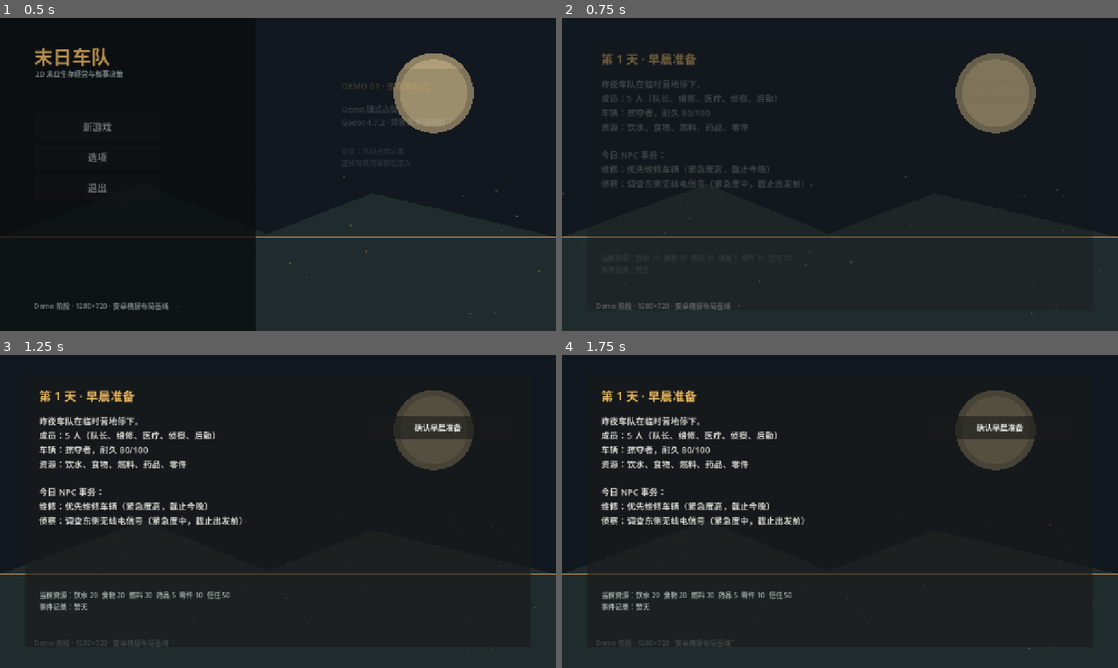
Above: before the commit, frames 1-4 (two rows, left to right).
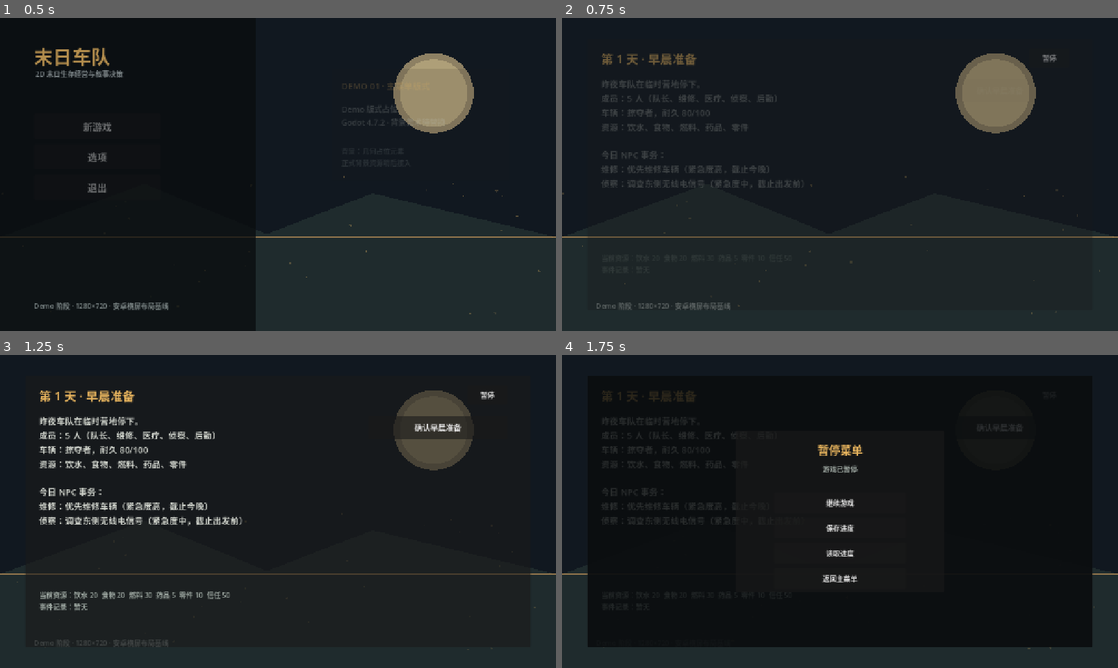
Above: after the commit, the same moments.

Repository: KaiKai306/doomsday-convoy-game
Game: Godot game, scene res://scenes/main.tscn
Two runs of this game, one before a commit and one after it. Both use one fixed random seed, a clock stepped at 60 frames per second and the inputs below.
Inputs (mouse positions are in pixels of both pictures, inside the frame that each line leads up to):
- Up to frame 1 (0.5 s): no input
- Up to frame 2 (0.75 s): click "新游戏" at 0.5 s
- Up to frame 3 (1.25 s): no input
- Up to frame 4 (1.75 s): click (1051, 395) at 1.25 s, where only the run after the commit has a clickable "暂停"

Frame 1 is identical in both runs. In frame 2, less than 0.1% of the frame differs, in the area x 86-89%, y 11-15%; in frame 3, less than 0.1%; in frame 4, 8.3%, in the area x 4-96%, y 11-94%.

Commit message:
feat: connect pause menu save and load

Diff:
--- a/scenes/day_demo.tscn
+++ b/scenes/day_demo.tscn
@@ -37,3 +37,69 @@
 offset_right = 1110.0
 offset_bottom = 542.0
 theme_override_constants/separation = 12
+
+[node name="PauseButton" type="Button" parent="."]
+offset_left = 1018.0
+offset_top = 22.0
+offset_right = 1110.0
+offset_bottom = 66.0
+theme_override_font_sizes/font_size = 16
+text = "暂停"
+
+[node name="PauseOverlay" type="ColorRect" parent="."]
+visible = false
+offset_right = 1164.0
+offset_bottom = 624.0
+color = Color(0.035, 0.047, 0.055, 0.84)
+
+[node name="PauseCard" type="Panel" parent="PauseOverlay"]
+offset_left = 342.0
+offset_top = 126.0
+offset_right = 822.0
+offset_bottom = 498.0
+
+[node name="Title" type="Label" parent="PauseOverlay/PauseCard"]
+offset_left = 32.0
+offset_top = 24.0
+offset_right = 448.0
+offset_bottom = 62.0
+theme_override_colors/font_color = Color(0.902, 0.702, 0.365, 1)
+theme_override_font_sizes/font_size = 26
+text = "暂停菜单"
+horizontal_alignment = 1
+
+[node name="Status" type="Label" parent="PauseOverlay/PauseCard"]
+offset_left = 32.0
+offset_top = 76.0
+offset_right = 448.0
+offset_bottom = 116.0
+theme_override_colors/font_color = Color(0.612, 0.651, 0.627, 1)
+text = "游戏已暂停"
+horizontal_alignment = 1
+
+[node name="Actions" type="VBoxContainer" parent="PauseOverlay/PauseCard"]
+offset_left = 88.0
+offset_top = 142.0
+offset_right = 392.0
+offset_bottom = 342.0
+theme_override_constants/separation = 10
+
+[node name="Continue" type="Button" parent="PauseOverlay/PauseCard/Actions"]
+custom_minimum_size = Vector2(304, 48)
+layout_mode = 2
+text = "继续游戏"
+
+[node name="Save" type="Button" parent="PauseOverlay/PauseCard/Actions"]
+custom_minimum_size = Vector2(304, 48)
+layout_mode = 2
+text = "保存进度"
+
+[node name="Load" type="Button" parent="PauseOverlay/PauseCard/Actions"]
+custom_minimum_size = Vector2(304, 48)
+layout_mode = 2
+text = "读取进度"
+
+[node name="Menu" type="Button" parent="PauseOverlay/PauseCard/Actions"]
+custom_minimum_size = Vector2(304, 48)
+layout_mode = 2
+text = "返回主菜单"
--- a/src/ui/day_demo.gd
+++ b/src/ui/day_demo.gd
@@ -3,19 +3,71 @@
 
 signal return_to_menu
 
+const SAVE_SYSTEM_SCRIPT = preload("res://src/core/save_system.gd")
+
 @onready var phase_title: Label = $PhaseTitle
 @onready var phase_body: Label = $PhaseBody
 @onready var phase_hint: Label = $PhaseHint
 @onready var phase_actions: VBoxContainer = $PhaseActions
+@onready var pause_button: Button = $PauseButton
+@onready var pause_overlay: ColorRect = $PauseOverlay
+@onready var pause_status: Label = $PauseOverlay/PauseCard/Status
 
 var game_state: GameState
 var day_loop: DayLoop
+var save_system = SAVE_SYSTEM_SCRIPT.new()
+
+func _ready() -> void:
+	pause_button.pressed.connect(_toggle_pause)
+	$PauseOverlay/PauseCard/Actions/Continue.pressed.connect(_continue_game)
+	$PauseOverlay/PauseCard/Actions/Save.pressed.connect(_save_progress)
+	$PauseOverlay/PauseCard/Actions/Load.pressed.connect(_load_progress)
+	$PauseOverlay/PauseCard/Actions/Menu.pressed.connect(_leave_to_menu)
 
 func setup(state: GameState) -> void:
 	game_state = state
 	day_loop = DayLoop.new(game_state, DemoContent.new())
 	day_loop.start_new_game()
 	_show_phase(GameState.Phase.MORNING)
+
+func _toggle_pause() -> void:
+	_set_pause_visible(not pause_overlay.visible)
+
+func _set_pause_visible(visible: bool) -> void:
+	pause_overlay.visible = visible
+	pause_button.disabled = visible
+	if visible:
+		pause_status.text = "游戏已暂停"
+		pause_overlay.modulate.a = 0.0
+		var tween := create_tween()
+		tween.tween_property(pause_overlay, "modulate:a", 1.0, 0.18)
+
+func _continue_game() -> void:
+	_set_pause_visible(false)
+
+func _save_progress() -> void:
+	if day_loop == null:
+		pause_status.text = "当前没有可保存的游戏"
+		return
+	if save_system.save_to_file(game_state, day_loop):
+		pause_status.text = "已保存：第 %d 天 · %s" % [game_state.day, _phase_name(game_state.phase)]
+	else:
+		pause_status.text = "保存失败，请检查存档目录"
+
+func _load_progress() -> void:
+	if day_loop == null:
+		pause_status.text = "当前没有可读取的游戏"
+		return
+	var snapshot: Dictionary = save_system.load_from_file()
+	if snapshot.is_empty() or not save_system.restore(snapshot, game_state, day_loop):
+		pause_status.text = "没有找到可用存档"
+		return
+	_set_pause_visible(false)
+	_show_phase(game_state.phase)
+
+func _leave_to_menu() -> void:
+	_set_pause_visible(false)
+	return_to_menu.emit()
 
 func _show_phase(next_phase: GameState.Phase) -> void:
 	game_state.set_phase(next_phase)
Not shown, changed: .docs/开发/05_开发进度交接.md
Not shown, changed: .docs/开发/06_Demo验收清单.md
Not shown, changed: README.md
